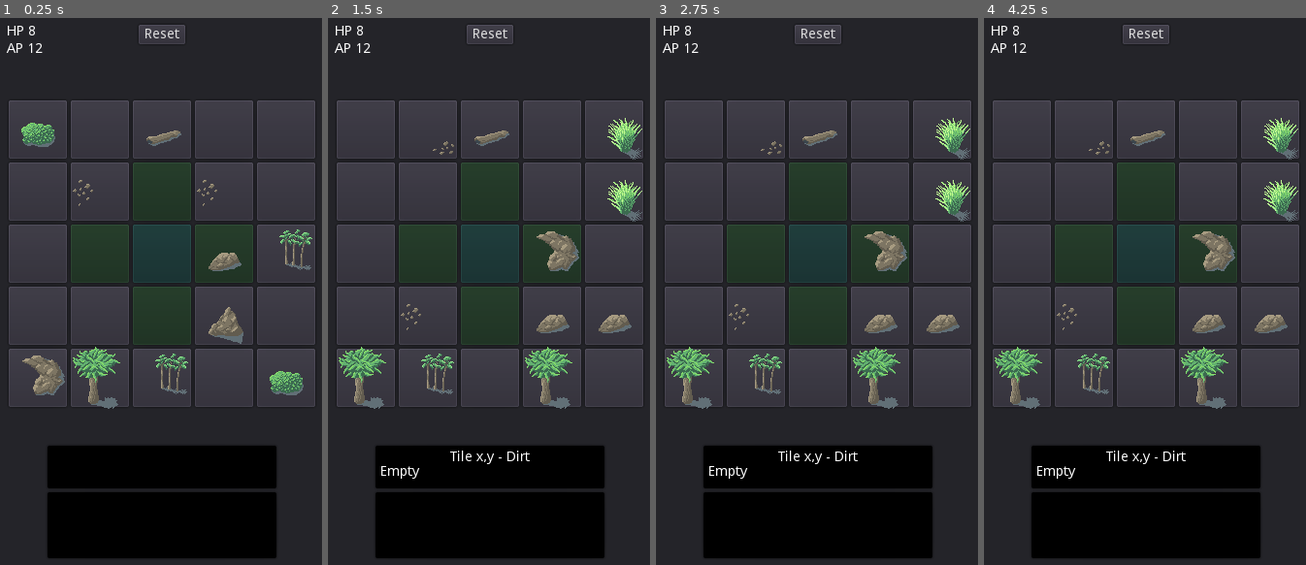
Above: before the commit, frames 1-4 (left to right).
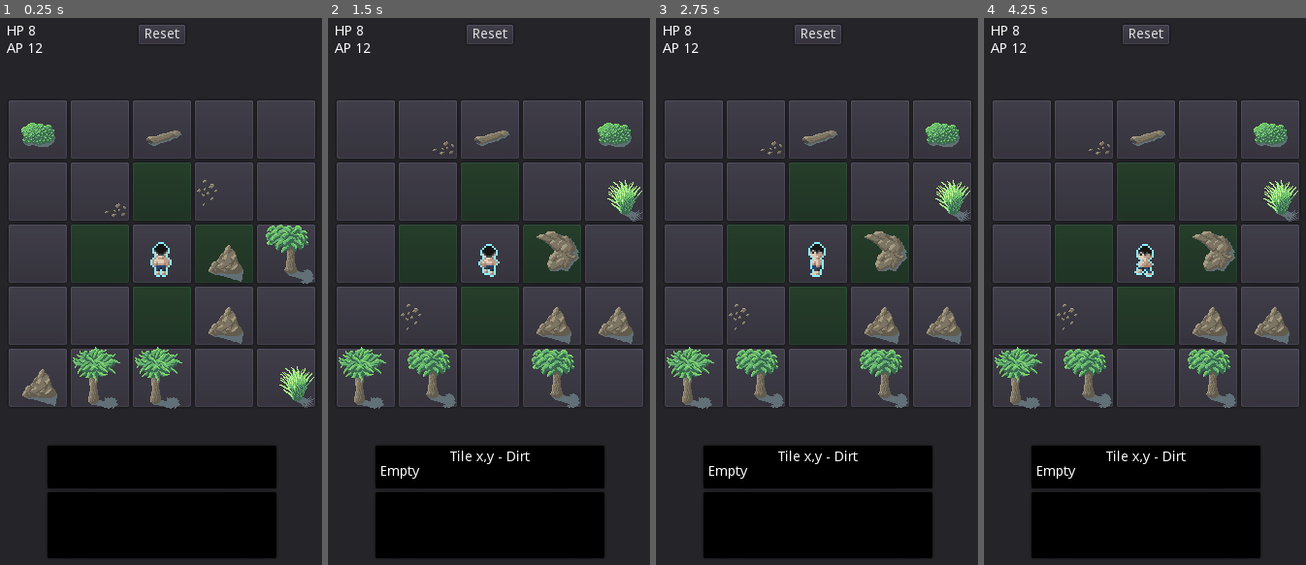
Above: after the commit, the same moments.

Repository: jerrymander/crafting-rpg-tactics
Game: Godot game, scene res://Base.tscn
Two runs of this game, one before a commit and one after it. Both use one fixed random seed, a clock stepped at 60 frames per second and the inputs below.
Inputs (mouse positions are in pixels of both pictures, inside the frame that each line leads up to):
- Up to frame 1 (0.25 s): no input
- Up to frame 2 (1.5 s): click "Reset" at 0.5 s; click (366, 127) at 1.27 s
- Up to frame 3 (2.75 s): click (694, 127) at 2.02 s
- Up to frame 4 (4.25 s): click (1022, 127) at 2.77 s; tap Enter at 3.5 s

The runs differ from the first frame. In frame 1, 5.1% of the frame differs, in the area x 6-98%, y 29-72%; in frame 2, 4.7%; in frame 3, 4.7%; in frame 4, 4.7%.

Commit message:
spinning player animation

Diff:
--- a/implement/Base.gd
+++ b/implement/Base.gd
@@ -1,7 +1,7 @@
 extends Control
 
-var slots
-var player
+var slots_ui
+var player_ui
 
 onready var tileInfoText = $Info/TileInfo/Text
 
@@ -11,7 +11,7 @@
 	$Reset.connect("pressed", self, "_reset")
 
 func _reset():
-	slots = []
+	slots_ui = []
 
 	tileInfoText.bbcode_text = ""
 
@@ -22,25 +22,25 @@
 
 	var slot_ui_preload = preload("res://SlotUI.tscn")
 	for x in range(5):
-		slots.append([])
+		slots_ui.append([])
 		for y in range(5):
 			var slot_ui = slot_ui_preload.instance()
+			slot_ui.name = "SlotUI(%s,%s)" % [x, y]
 			slot_ui.rect_position = Vector2(x*64, y*64)
 			slot_ui.update_sprite()
 			slot_ui.get_node("Click").connect("pressed", self, "_select_slot", [slot_ui])
 			grid.add_child(slot_ui)
-			slots[x].append(slot_ui.get_node("Slot"))
+			slots_ui[x].append(slot_ui)
 
 	_link_neighbors()
 
-	player = preload("res://Player.gd").new()
-	player.name = "Player"
-	$Stats/HP.setup("HP", funcref(player, "hp_get"))
-	$Stats/AP.setup("AP", funcref(player, "ap_get"))
+	player_ui = preload("res://Player/PlayerUI.tscn").instance()
+	$Stats/HP.setup("HP", funcref(player_ui.player(), "hp_get"))
+	$Stats/AP.setup("AP", funcref(player_ui.player(), "ap_get"))
 	$Stats/HP.update()
 	$Stats/AP.update()
-	slots[2][2].get_node("Entities").add_child(player)
-	slots[2][2].get_parent().update_sprite()
+	slots_ui[2][2].add_child(player_ui)
+	slots_ui[2][2].update_sprite()
 
 	_fill_slot("Tree", 3)
 	_fill_slot("Boulder", 3)
@@ -49,21 +49,21 @@
 	_fill_slot("Rock", 2)
 
 func _link_neighbors():
-	for x in range(slots.size()):
-		for y in range(slots[x].size()):
-			var neighbors = slots[x][y].neighbors
-			if x+1 < slots.size():
-				neighbors.append(slots[x+1][y])
+	for x in range(slots_ui.size()):
+		for y in range(slots_ui[x].size()):
+			var neighbors = slots_ui[x][y].slot().neighbors
+			if x+1 < slots_ui.size():
+				neighbors.append(slots_ui[x+1][y].slot())
 			if x > 0:
-				neighbors.append(slots[x-1][y])
-			if y+1 < slots[x].size():
-				neighbors.append(slots[x][y+1])
+				neighbors.append(slots_ui[x-1][y].slot())
+			if y+1 < slots_ui[x].size():
+				neighbors.append(slots_ui[x][y+1].slot())
 			if y > 0:
-				neighbors.append(slots[x][y-1])
+				neighbors.append(slots_ui[x][y-1].slot())
 
 func _fill_slot(item, count):
 	for x in range(count):
-		var empty_slot = _get_empty_slot()
+		var empty_slot = _get_empty_slot().slot()
 		empty_slot.item = item
 		empty_slot.quantity = randi() % 20 + 20
 		empty_slot.get_parent().update_sprite()
@@ -76,10 +76,10 @@
 
 func _get_empty_slot():
 	var empty_slots = []
-	for x in range (slots.size()):
-		for y in range (slots[x].size()):
-			if slots[x][y].item == "Empty":
-				empty_slots.append(slots[x][y])
+	for x in range (slots_ui.size()):
+		for y in range (slots_ui[x].size()):
+			if slots_ui[x][y].slot().item == "Empty":
+				empty_slots.append(slots_ui[x][y])
 	return empty_slots[randi() % empty_slots.size()]
 
 #func _process(delta):
--- a/implement/Base.tscn
+++ b/implement/Base.tscn
@@ -35,7 +35,6 @@
 size_flags_horizontal = 1
 size_flags_vertical = 1
 alignment = 0
-_sections_unfolded = [ "Margin", "Rect" ]
 
 [node name="HP" parent="Stats" index="0" instance=ExtResource( 2 )]
 
@@ -63,7 +62,6 @@
 mouse_default_cursor_shape = 0
 size_flags_horizontal = 1
 size_flags_vertical = 1
-_sections_unfolded = [ "Anchor", "Margin" ]
 
 [node name="Info" type="Container" parent="." index="2"]
 
@@ -79,7 +77,6 @@
 mouse_default_cursor_shape = 0
 size_flags_horizontal = 1
 size_flags_vertical = 1
-_sections_unfolded = [ "Anchor", "Margin", "Visibility" ]
 
 [node name="TileInfo" type="PanelContainer" parent="Info" index="0"]
 
@@ -96,7 +93,6 @@
 mouse_default_cursor_shape = 0
 size_flags_horizontal = 1
 size_flags_vertical = 1
-_sections_unfolded = [ "Anchor", "Margin", "Material", "Mouse", "Rect", "Size Flags", "Theme", "Visibility" ]
 
 [node name="Text" type="RichTextLabel" parent="Info/TileInfo" index="0"]
 
@@ -125,7 +121,6 @@
 scroll_following = false
 selection_enabled = false
 override_selected_font_color = false
-_sections_unfolded = [ "Anchor", "BBCode", "Margin" ]
 
 [node name="ActionMenu" type="PanelContainer" parent="Info" index="1"]
 
@@ -142,7 +137,6 @@
 mouse_default_cursor_shape = 0
 size_flags_horizontal = 1
 size_flags_vertical = 1
-_sections_unfolded = [ "Anchor", "Margin", "Material", "Mouse", "Rect", "Size Flags", "Theme", "Visibility" ]
 
 [node name="Reset" type="Button" parent="." index="3"]
 
@@ -168,4 +162,3 @@
 text = "Reset"
 flat = false
 align = 1
-_sections_unfolded = [ "Anchor", "Margin" ]
--- /dev/null
+++ b/implement/LoopSprite.gd
@@ -0,0 +1,31 @@
+extends Sprite
+
+export(int) var animation_delay = 30
+
+var animation_tick = 0
+var current_frame = 0
+
+func animate():
+	set_physics_process(true)
+
+func stop():
+	set_physics_process(false)
+
+func _ready():
+	stop()
+	pass
+
+#func _process(delta):
+#	# Called every frame. Delta is time since last frame.
+#	# Update game logic here.
+#	pass
+
+func _physics_process(delta):
+	animation_tick += 1
+	if (animation_tick > animation_delay):
+		animation_tick = 0
+		current_frame = (current_frame + 1) % (hframes * vframes)
+		call_deferred("_update_sprite_frame")
+
+func _update_sprite_frame():
+	frame = current_frame
--- /dev/null
+++ b/implement/Player/PlayerUI.gd
@@ -0,0 +1,17 @@
+extends Node2D
+
+# class member variables go here, for example:
+# var a = 2
+# var b = "textvar"
+
+func _ready():
+	$Sprite.animate()
+	pass
+
+func player():
+	return $Player
+
+#func _process(delta):
+#	# Called every frame. Delta is time since last frame.
+#	# Update game logic here.
+#	pass
--- /dev/null
+++ b/implement/Player/PlayerUI.tscn
@@ -0,0 +1,24 @@
+[gd_scene load_steps=5 format=2]
+
+[ext_resource path="res://Player/PlayerUI.gd" type="Script" id=1]
+[ext_resource path="res://Player/Player.gd" type="Script" id=2]
+[ext_resource path="res://Player/CTRPG Char.png" type="Texture" id=3]
+[ext_resource path="res://LoopSprite.gd" type="Script" id=4]
+
+[node name="PlayerUI" type="Node2D"]
+
+script = ExtResource( 1 )
+_sections_unfolded = [ "Anchor", "Grow Direction", "Margin", "Rect" ]
+
+[node name="Player" type="Node" parent="." index="0"]
+
+script = ExtResource( 2 )
+
+[node name="Sprite" type="Sprite" parent="." index="1"]
+
+texture = ExtResource( 3 )
+centered = false
+vframes = 4
+hframes = 4
+script = ExtResource( 4 )
+animation_delay = 30
--- a/implement/SlotUI.gd
+++ b/implement/SlotUI.gd
@@ -17,10 +17,12 @@
 	var item_frames = frames[$Slot.item]
 	$Sprite.frame = item_frames[randi() % item_frames.size()]
 
-	if $Slot/Entities/Player:
-		self_modulate = ColorN("aquamarine", 1)
+	if $PlayerUI:
 		for neighbor in $Slot.neighbors:
 			neighbor.get_parent().self_modulate = ColorN("palegreen", 1)
+
+func slot():
+	return $Slot
 
 #func _process(delta):
 #	# Called every frame. Delta is time since last frame.
--- a/implement/SlotUI.tscn
+++ b/implement/SlotUI.tscn
@@ -19,7 +19,7 @@
 size_flags_horizontal = 1
 size_flags_vertical = 1
 script = ExtResource( 1 )
-_sections_unfolded = [ "Margin", "Rect", "Visibility" ]
+_sections_unfolded = [ "Visibility" ]
 
 [node name="Slot" type="Node" parent="." index="0"]
 
Binary file added: implement/Player/CTRPG Char.png
Not shown, added: implement/Player/CTRPG Char.png.import
Renamed: implement/Player.gd -> implement/Player/Player.gd
